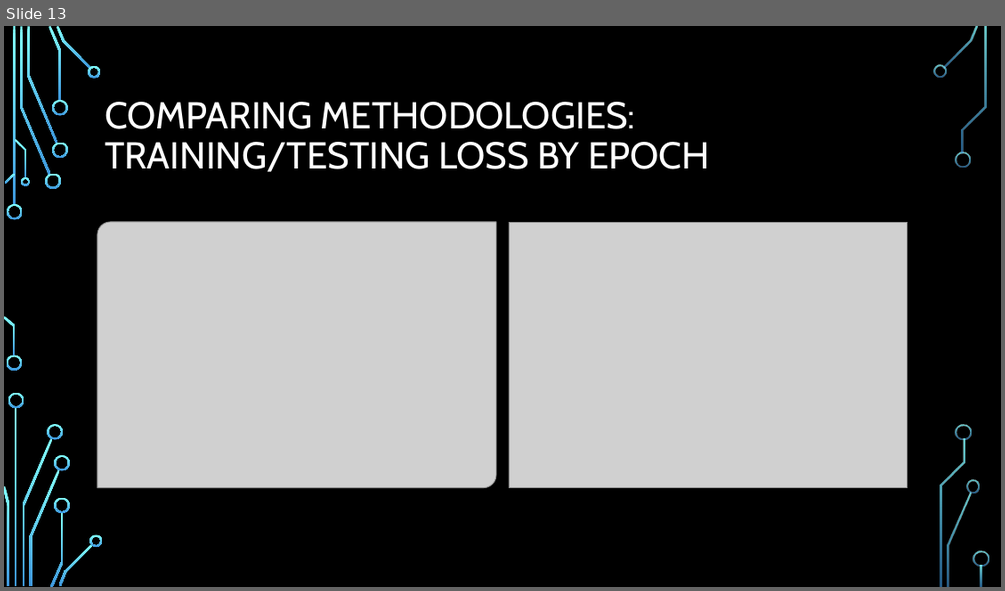
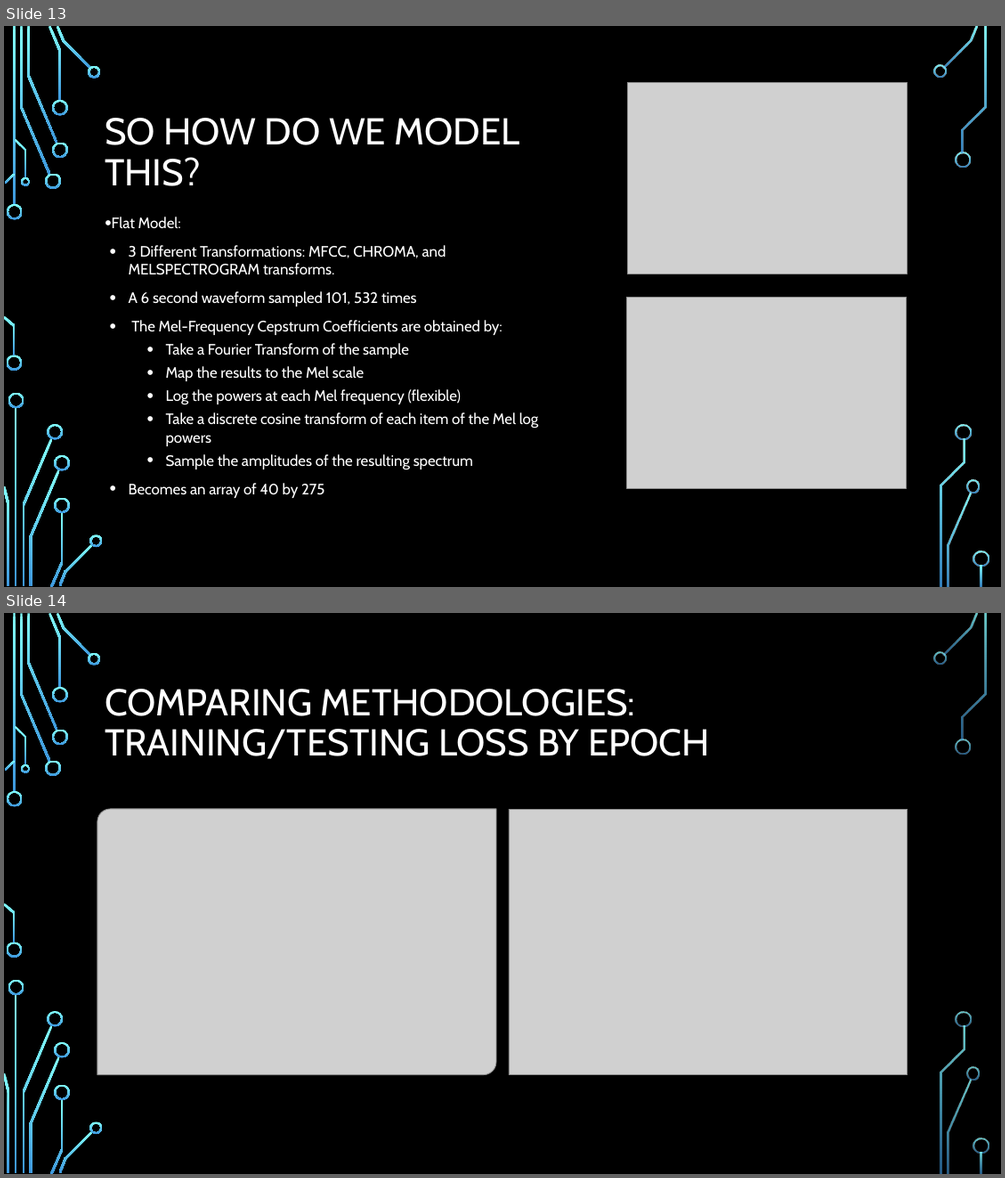
Before and after one commit to kduane/speech_emotion_recognition, a slide deck: Capstone Presentation.pptx. Shown one above the other, each under a label of ours: slide 13 before the commit, slides 13 and 14 after it. The pictures are 1005x591 and 1005x1178 pixels, drawn with LibreOffice and Linux fonts; fonts in the diff are those of the drawing; grey boxes stand for pictures; background and template pictures are left out. Boxes give left, top, right and bottom in pixels: in the first picture for what was removed or moved away, otherwise in the second. Text is boxed around its words. In the diff, an @@ line names an element or a change of style, - is before the commit and + after.

```diff
--- a/Capstone Presentation.pptx
+++ b/Capstone Presentation.pptx
@@ slide 13 added at [4,26,1001,587], background picture (left out); not listed: 36 template elements that a slide beside it also shows @@
@@ picture added at [627,82,907,273] @@
@@ title added at [105,118,520,186], 36 pt, text #FFFFFF @@
+SO HOW DO WE MODEL THIS?
@@ text added at [112,216,539,498], 14.4 pt, text #FFFFFF @@
+• Flat Model:
+• 3 Different Transformations: MFCC, CHROMA, and MELSPECTROGRAM transforms.
+• A 6 second waveform sampled 101, 532 times
+• The Mel-Frequency Cepstrum Coefficients are obtained by:
+  • Take a Fourier Transform of the sample
+  • Map the results to the Mel scale
+  • Log the powers at each Mel frequency (flexible)
+  • Take a discrete cosine transform of each item of the Mel log powers
+  • Sample the amplitudes of the resulting spectrum
+• Becomes an array of 40 by 275
@@ picture added at [627,297,907,488] @@
@@ group added at [4,26,989,587]: 33 freeform shapes, 3 rectangles @@
@@ what was slide 13 is now slide 14 @@
```
Also in this commit, not shown: 6 other files.
